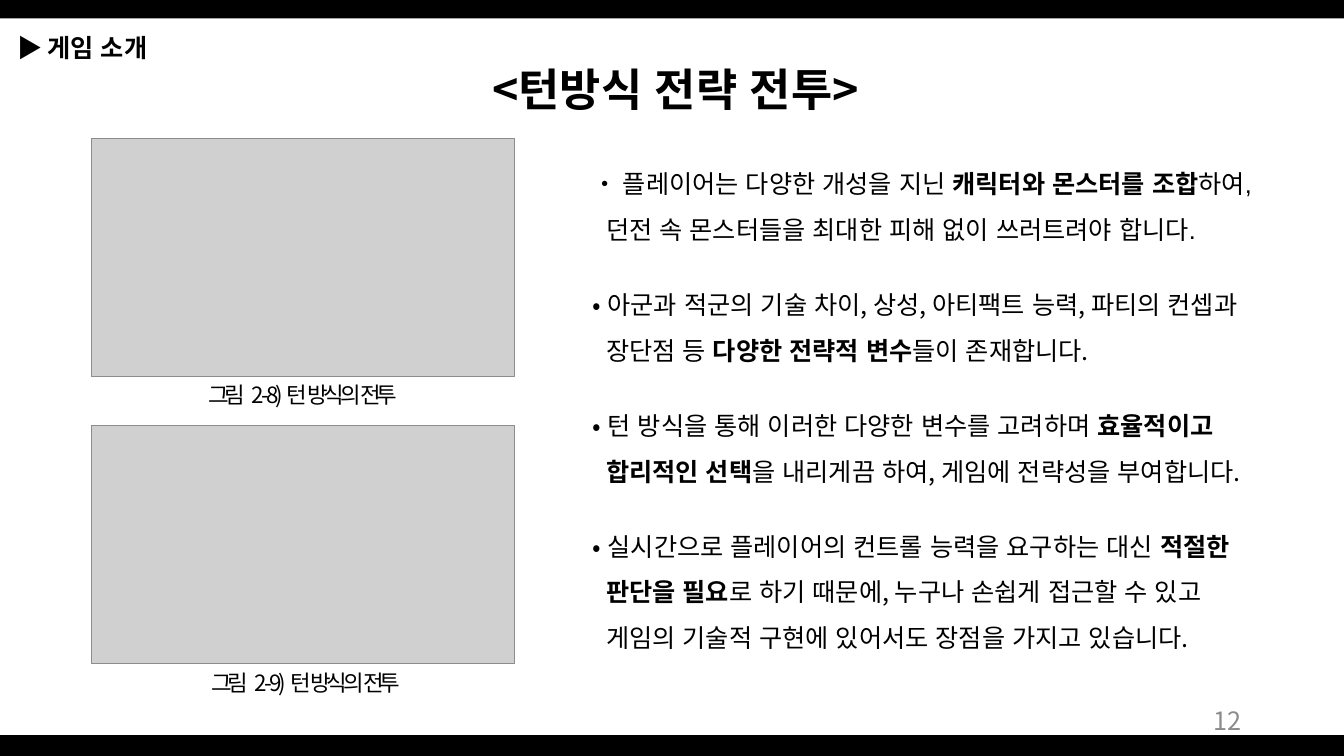
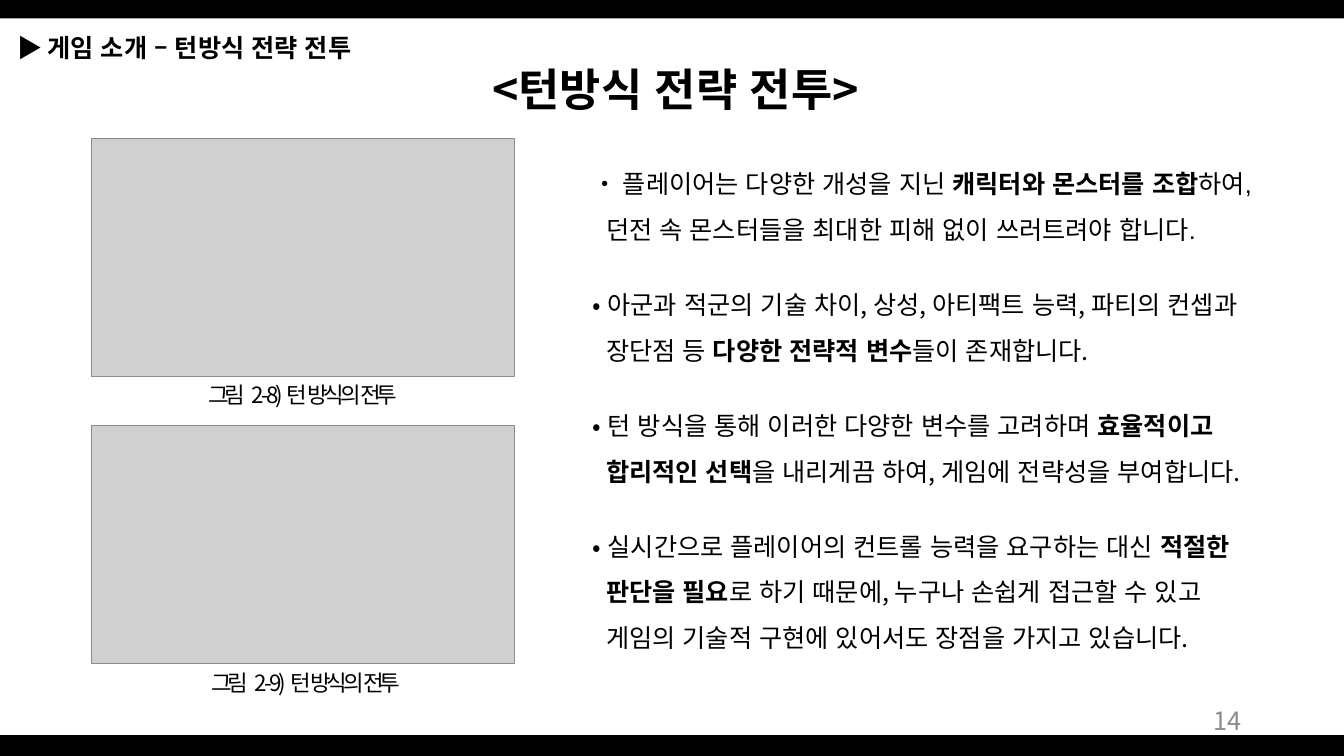
Before and after one commit to Bumizi/GameDesign, a slide deck: slide 14 of 2018 동계방학 기획자 특훈/Dungeon Tamer_190107.pptx (slide 12 before the commit). Drawn at 1344x756 pixels with LibreOffice and Linux fonts; fonts in the diff are those of the drawing; grey boxes stand for pictures. Boxes give left, top, right and bottom in pixels: in the first picture for what was removed or moved away, otherwise in the second. Text is boxed around its words. In the diff, an @@ line names an element or a change of style, - is before the commit and + after.

```diff
--- a/2018 동계방학 기획자 특훈/Dungeon Tamer_190107.pptx
+++ b/2018 동계방학 기획자 특훈/Dungeon Tamer_190107.pptx
@@ text at (x1=47, y1=36, x2=351, y2=60): text changed @@
-▶ 게임 소개
+▶ 게임 소개 – 턴방식 전략 전투
@@ page number at (x1=1213, y1=711, x2=1241, y2=737): text changed @@
-12
+14
```
Also in this commit, not shown: 11 other slides changed, 11 slides added.
